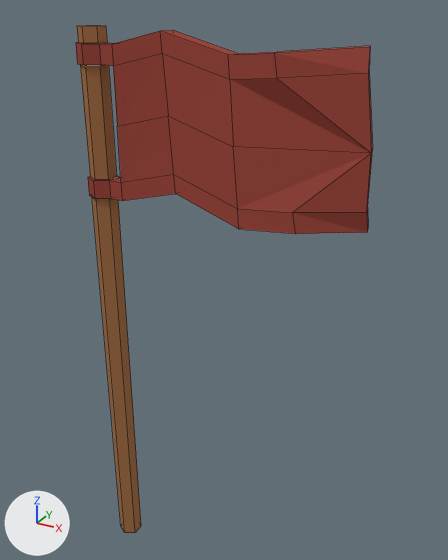
The Blender file assets/models/flags/Base_Flag.blend as it was, and as the next commit left it.
The view is the same before and after, from a 50 mm camera at (2.71, -3.23, 4.11) aimed at (0.83, 0.19, 2.4). The axes (+X, +Y, +Z) are drawn at lower left. The lights are the same throughout. Mesh edges are drawn as thin lines.

Objects in the first picture: 'Flag'.
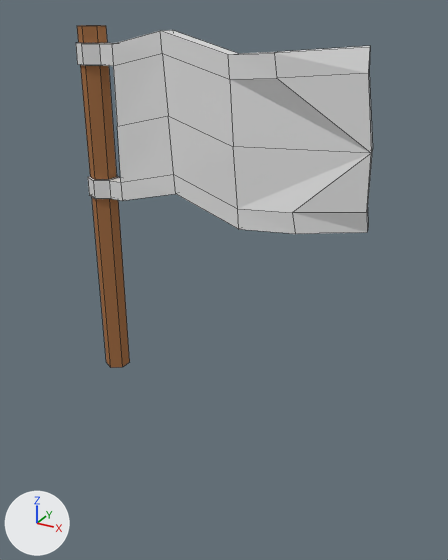
The newer file is also turned or shifted as a whole; pictures and numbers use the older file's frame.

Diff of the bpy script that builds the scene:
```diff
--- a/assets/models/flags/Base_Flag.blend.py
+++ b/assets/models/flags/Base_Flag.blend.py
@@ mat_lightred @@
-mat_lightred = diffuse_material('LightRed')
-mat_lightred.base_color = (0.342, 0.07, 0.0525)  # red #9e4b41
+mat_lightred = principled_material('LightRed')
+mat_lightred.base_color = (0.8, 0.8, 0.8)  # white #e7e7e7
@@ me_cylinder_013 @@
 me_cylinder_013.from_pydata(...)  # 108 vertices, 108 faces; spans x -0.09..1.83, y -0.14..0.14, z -0.06..4.01
 # used by ob_flag; location = (0.0, 0.0, 0.0)
 # before: 0 (0.0, 0.09, -0.06), 2 (0.08, 0.04, -0.06) at pixel (141, 525), 4 (0.08, -0.04, -0.06) at pixel (135, 532), 6 (0.0, -0.09, -0.06) at pixel (124, 532), 8 (-0.08, -0.04, -0.06) at pixel (120, 526)
 # before: 10 (-0.08, 0.04, -0.06)
+# me_cylinder_013 part 1
+for i in [0, 2, 4, 6, 8, 10]: me_cylinder_013.vertices[i].co += Vector((0.0, 0.0, 1.67))
 me_cylinder_013.materials.append(mat_brown)
```

Location of each change, [x1, y1, x2, y2] in pixels of the pictures (448 x 560 px; the box of a moved part takes in the faces that stretch with it):
'Flag', recoloured, reshaped (red to white, 32% shorter): before [76, 26, 373, 533]; after [76, 26, 373, 368]
part 1 of me_cylinder_013, moved or reshaped: before [92, 197, 141, 533]; after [92, 197, 130, 368]
